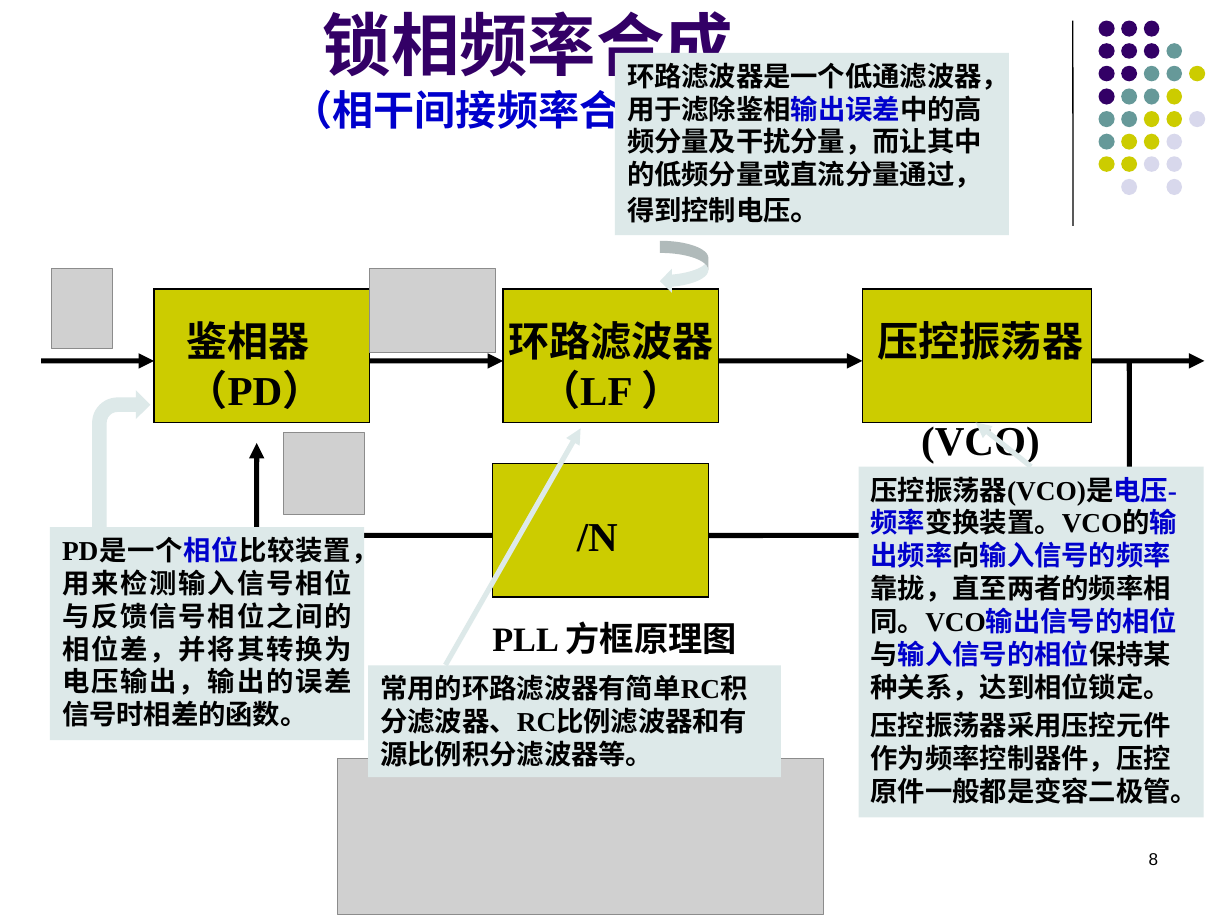
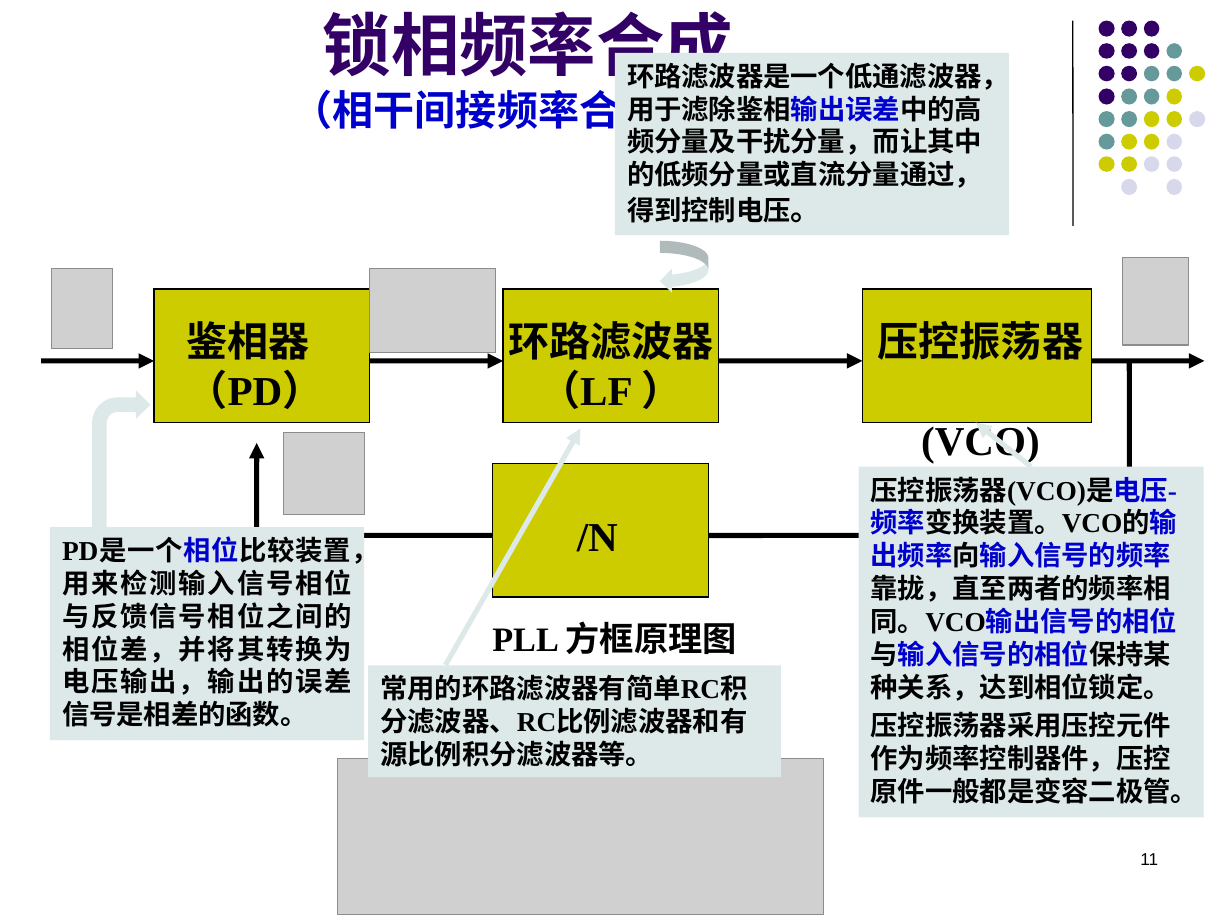
Before and after one commit to lyMeiSEU/ly_schoolhelper, a slide deck: slide 11 of 通信电子/第七章 频率合成器.pptx (slide 8 before the commit). Drawn at 1232x924 pixels with LibreOffice and Linux fonts; fonts in the diff are those of the drawing; grey boxes stand for pictures; background and template pictures are left out. Boxes give left, top, right and bottom in pixels: in the first picture for what was removed or moved away, otherwise in the second. Text is boxed around its words. In the diff, an @@ line names an element or a change of style, - is before the commit and + after.

```diff
--- a/通信电子/第七章 频率合成器.pptx
+++ b/通信电子/第七章 频率合成器.pptx
@@ picture added at [1122, 257, 1189, 345] @@
@@ text in rectangle at [62, 539, 379, 727]: text changed @@
-PD是一个相位比较装置，用来检测输入信号相位与反馈信号相位之间的相位差，并将其转换为电压输出，输出的误差信号时相差的函数。
+PD是一个相位比较装置，用来检测输入信号相位与反馈信号相位之间的相位差，并将其转换为电压输出，输出的误差信号是相差的函数。
@@ page number at [1140, 853, 1158, 865]: text changed @@
-8
+11
```
Also in this commit, not shown: 12 other slides changed, 3 slides added, 39 other files.
